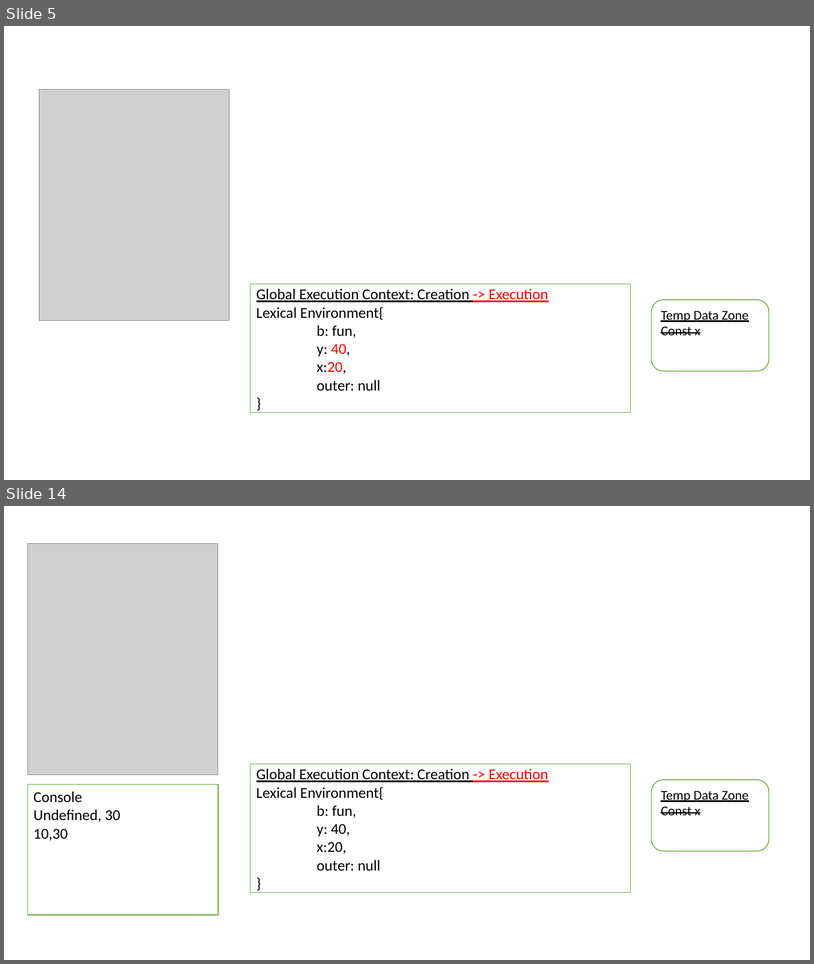
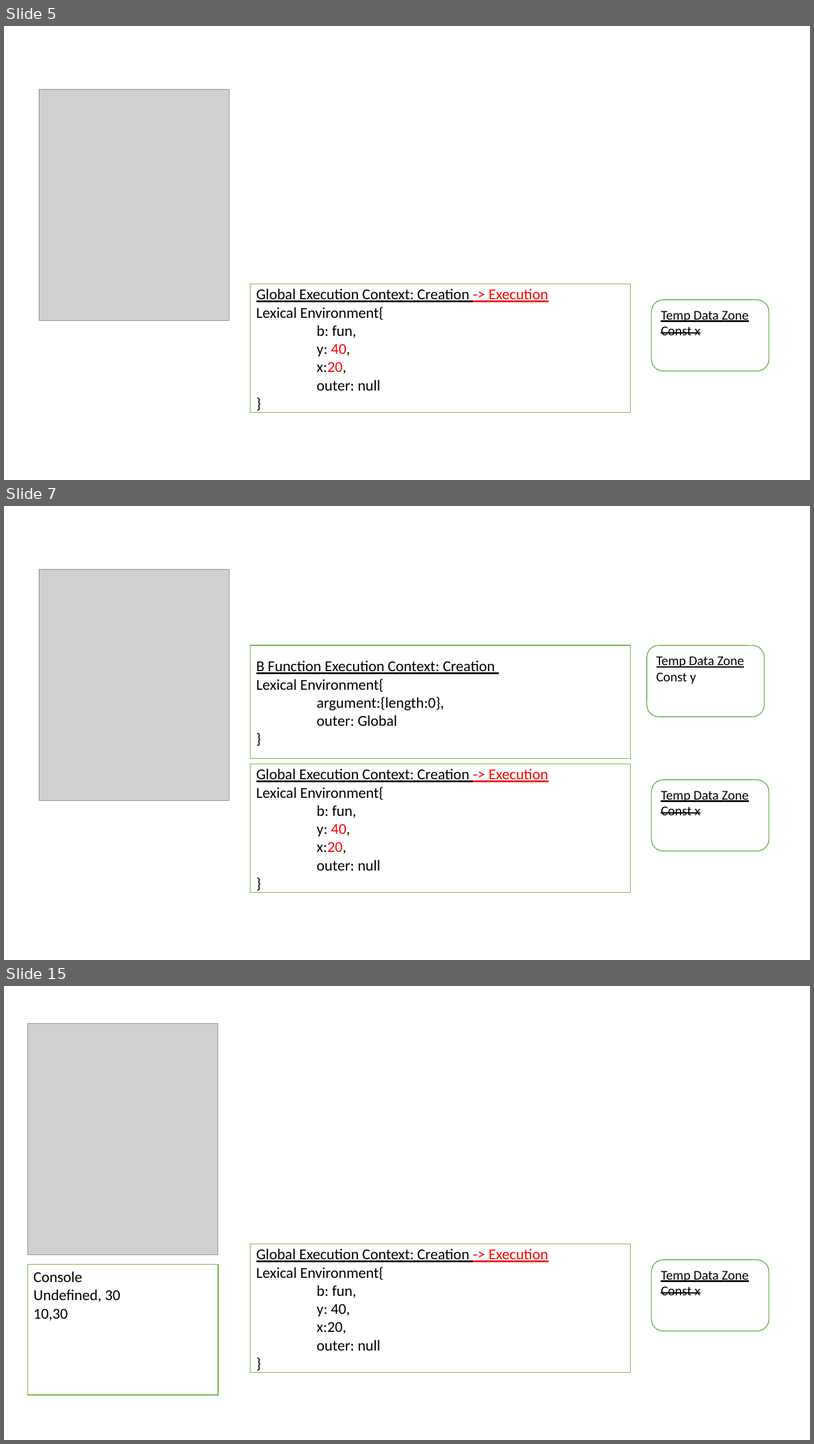
Before and after one commit to HeinHtetZawNeo/HeinHtetZawNeo.github.io, a slide deck: Lab6/ProblemA.pptx. Shown one above the other, each under a label of ours: slides 5 and 14 before the commit, slides 5, 7 and 15 after it; the slides between them are not shown. The pictures are 814x964 and 814x1444 pixels, drawn with LibreOffice and Linux fonts; fonts in the diff are those of the drawing; grey boxes stand for pictures. Boxes give left, top, right and bottom in pixels: in the first picture for what was removed or moved away, otherwise in the second. Text is boxed around its words. In the diff, an @@ line names an element or a change of style, - is before the commit and + after.

```diff
--- a/Lab6/ProblemA.pptx
+++ b/Lab6/ProblemA.pptx
@@ slide 7 added at (4,506,810,960), background #FFFFFF @@
@@ picture added at (39,570,230,801) @@
@@ rectangle added at (250,645,631,758), fill #FFFFFF, outline #70AD47 1 pt, 18 pt, text #000000 @@
+B Function Execution Context: Creation
+Lexical Environment{
+argument:{length:0},
+outer: Global
+}
@@ rounded rectangle added at (647,645,764,717), fill #FFFFFF, outline #70AD47 1 pt, 16 pt, text #000000, underline @@
+Temp Data Zone
+Const y
@@ rectangle added at (250,764,631,892), fill #FFFFFF, outline #70AD47 1 pt, 18 pt, text #000000 @@
+Global Execution Context: Creation -> Execution
+Lexical Environment{
+b: fun,
+y: 40,
+x:20,
+outer: null
+}
@@ rounded rectangle added at (652,780,769,851), fill #FFFFFF, outline #70AD47 1 pt, 16 pt, text #000000, underline @@
+Temp Data Zone
+Const x
@@ what was slide 14 is now slide 15 @@
```
Also in this commit, not shown: 8 slides changed, 7 other files.
